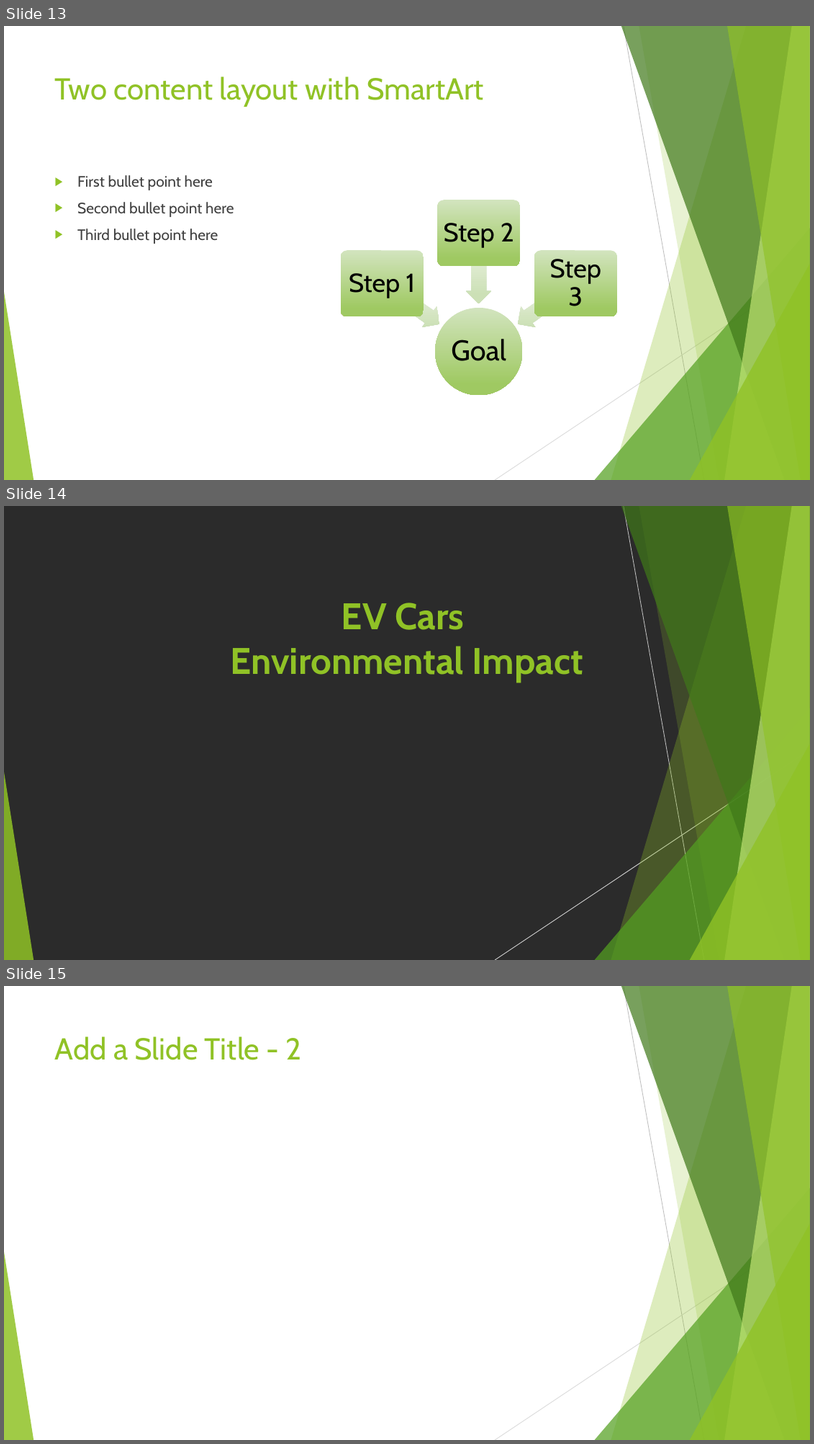
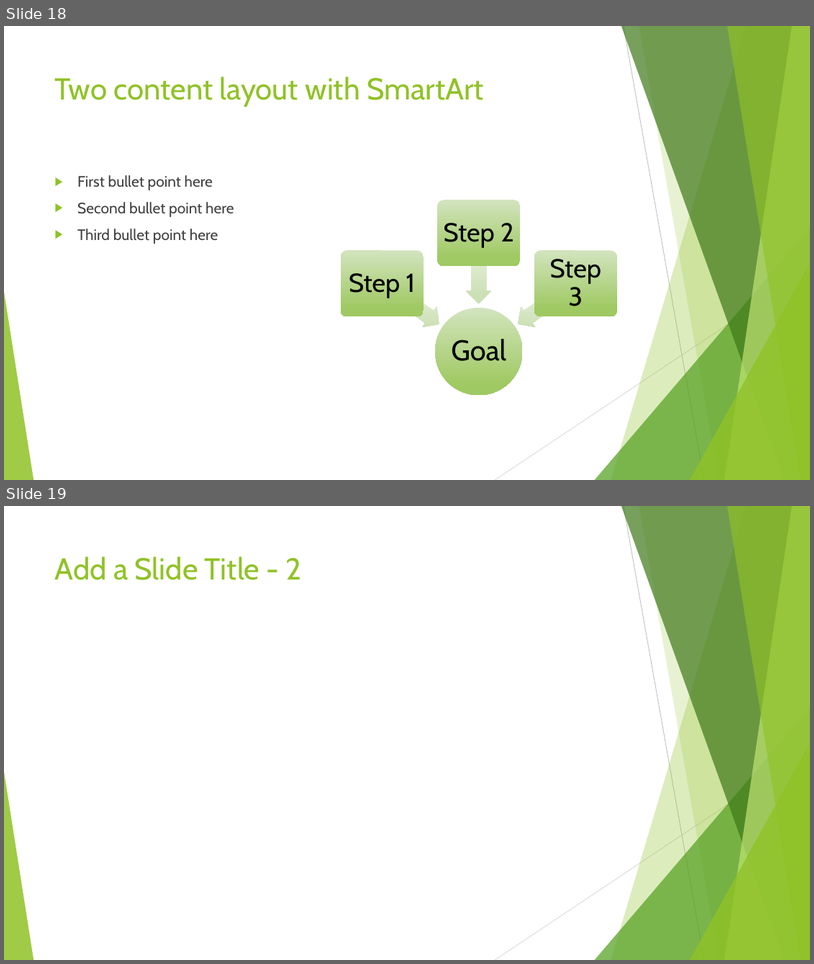
Before and after one commit to Project-JCSA/FL_Electric_Vehicles, a slide deck: Florida_Electric_Vehicles.pptx. Shown one above the other, each under a label of ours: slides 13, 14 and 15 before the commit, slides 18 and 19 after it. The pictures are 814x1444 and 814x964 pixels, drawn with LibreOffice and Linux fonts; fonts in the diff are those of the drawing; background and template pictures are left out; a plain dark background stands for a picture behind light text. Boxes give left, top, right and bottom in pixels: in the first picture for what was removed or moved away, otherwise in the second. Text is boxed around its words. In the diff, an @@ line names an element or a change of style, - is before the commit and + after.

```diff
--- a/Florida_Electric_Vehicles.pptx
+++ b/Florida_Electric_Vehicles.pptx
@@ slide 14 removed at (4, 506, 810, 960), background picture (left out); not listed: 10 template elements that a slide beside it also shows @@
@@ title removed at (231, 602, 584, 682) @@
-EV Cars
-Environmental Impact
@@ what was slide 13 is now slide 18 @@
@@ what was slide 15 is now slide 19 @@
```
Also in this commit, not shown: 7 slides added, 3 other slides removed.
